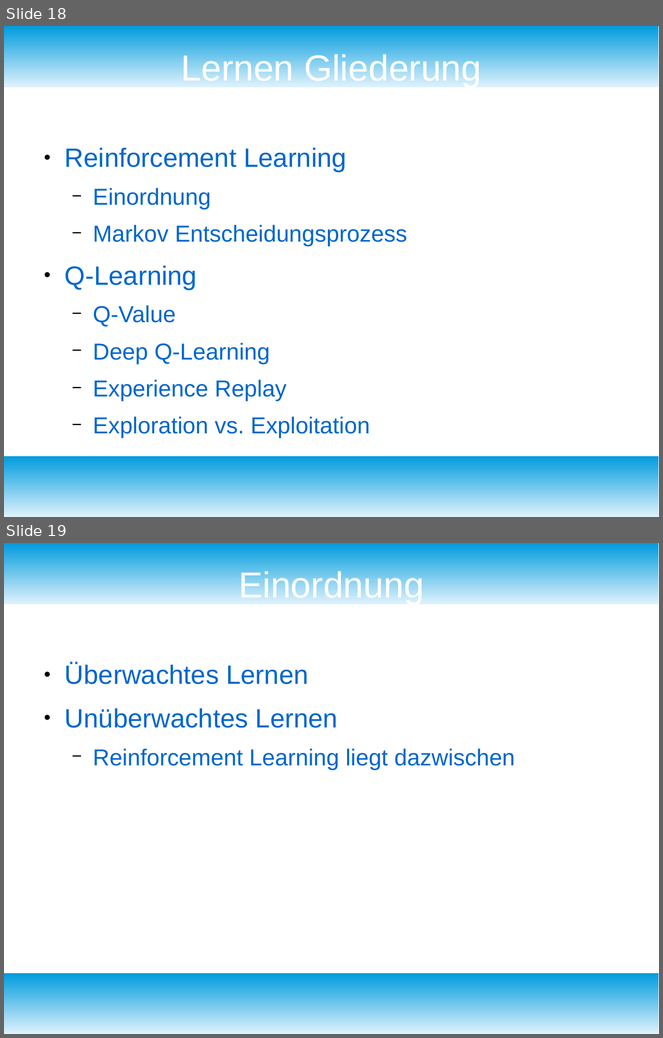
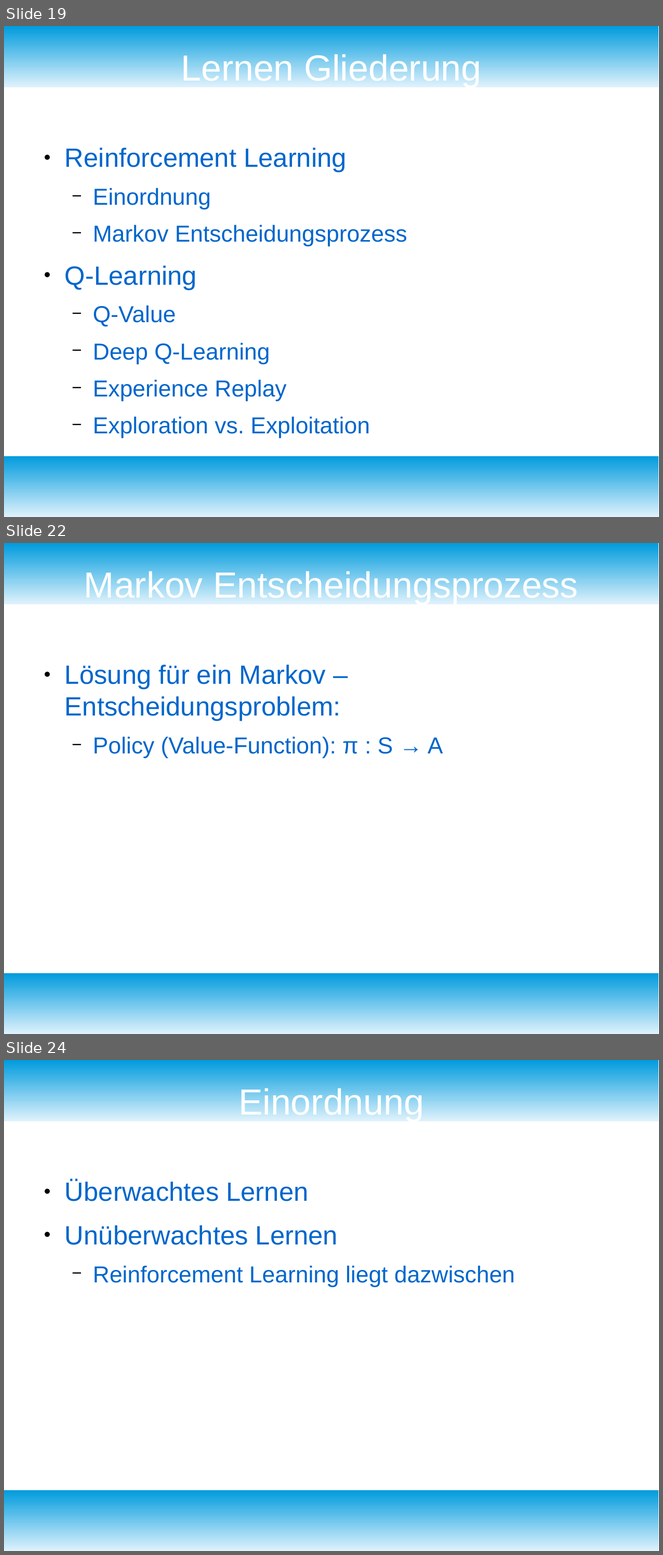
Before and after one commit to fnehmer/haw-is-assignment, a slide deck: Präsentation/is_praesentation.odp. Shown one above the other, each under a label of ours: slides 18 and 19 before the commit, slides 19, 22 and 24 after it; the slides between them are not shown. The pictures are 663x1038 and 663x1555 pixels, drawn with LibreOffice and Linux fonts; fonts in the diff are those of the drawing. Boxes give left, top, right and bottom in pixels: in the first picture for what was removed or moved away, otherwise in the second. Text is boxed around its words. In the diff, an @@ line names an element or a change of style, - is before the commit and + after.

```diff
--- a/Präsentation/is_praesentation.odp
+++ b/Präsentation/is_praesentation.odp
@@ slide 22 added at (4,543,659,1034), background #FFFFFF; not listed: 2 template elements that a slide beside it also shows @@
@@ title added at (84,568,578,604), 44 pt, text #FFFFFF @@
+Markov Entscheidungsprozess
@@ text added at (65,665,443,758), 32 pt, text #0066CC @@
+● Lösung für ein Markov – Entscheidungsproblem:
+  − Policy (Value-Function): π : S → A
@@ what was slide 18 is now slide 19 @@
@@ what was slide 19 is now slide 24 @@
```
Also in this commit, not shown: 2 slides changed, 8 other slides added, 1 slide removed, 12 other files.
